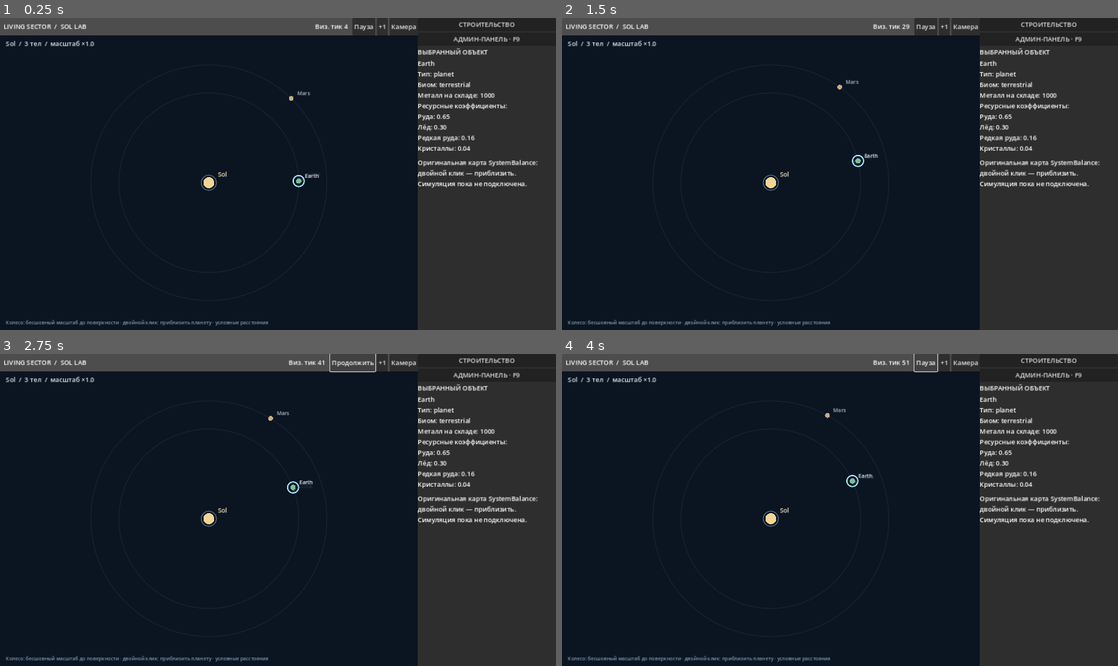
Above: before the commit, frames 1-4 (two rows, left to right).
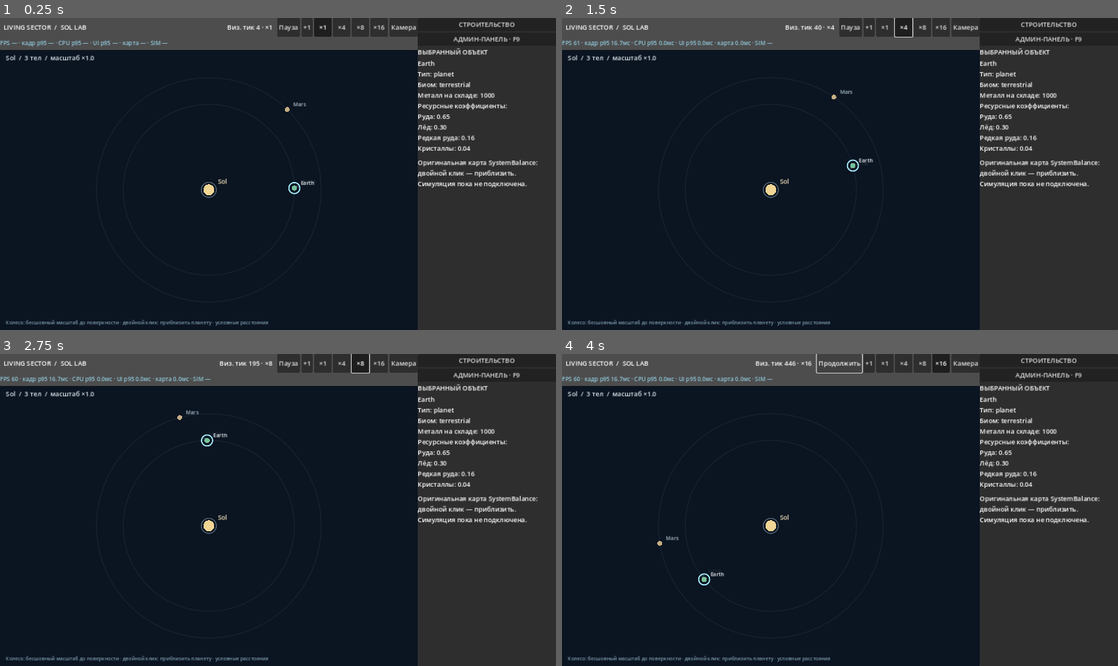
Above: after the commit, the same moments.

Repository: Mefits/Living-Sector
Game: Godot game, scene res://scenes/main.tscn
The game is run twice, just before and just after one commit, with the same random seed, the same clock (stepped at 60 frames per second) and the same inputs.
Inputs (mouse positions are in pixels of both pictures, inside the frame that each line leads up to):
- Up to frame 1 (0.25 s): no input
- Up to frame 2 (1.5 s): click (884, 27) at 0.5 s, where only the run after the commit has a clickable "×1"; click (901, 27) at 1.25 s, where only the run after the commit has a clickable "×4"
- Up to frame 3 (2.75 s): click (361, 363) at 2 s, where only the run after the commit has a clickable "×8"
- Up to frame 4 (4 s): click (940, 363) at 2.75 s, where only the run after the commit has a clickable "×16"; click "Продолжить" (after the commit: "Пауза") at 3.5 s

The runs differ from the first frame. In frame 1, 4.9% of the frame differs, in the area x 0-76%, y 0-58%; in frame 2, 5.0%; in frame 3, 5.0%; in frame 4, 4.9%.

Commit message:
feat(sol-lab): port SystemBalance frame profiler and add x1 x4 x8 x16 visual speed controls [skip ci]

Diff:
--- a/sol_lab/scripts/main.gd
+++ b/sol_lab/scripts/main.gd
@@ -5,6 +5,8 @@
 const Model = preload("res://scripts/sol_building_model.gd")
 const NativeStarSystemView = preload("res://scripts/star_system_view.gd")
 const BuildingBrowser = preload("res://scripts/building_browser.gd")
+const UIFrameProfiler = preload("res://scripts/ui_frame_profiler.gd")
+const SPEED_PRESETS: Array[int] = [1, 4, 8, 16]
 const DEFAULTS = "res://data/balance_defaults.json"
 const USER_CONFIG = "user://sol_lab_balance.json"
 const SIDE_WIDTH = 340.0
@@ -12,6 +14,11 @@
 var config: Dictionary = {}
 var native_time: float = 0.0
 var paused: bool = false
+var speed: int = 1
+var speed_buttons: Dictionary = {}
+var frame_profiler = UIFrameProfiler.new()
+var perf_label: Label
+var previous_process_started_usec: int = -1
 var selected: String = "earth"
 var details: Label
 var info_area: VBoxContainer
@@ -44,7 +51,7 @@
     add_child(bar)
     bar.anchor_right = 1.0
     bar.offset_right = -SIDE_WIDTH
-    bar.offset_bottom = 43
+    bar.offset_bottom = 46
     var title := Label.new()
     title.text = "  LIVING SECTOR  /  SOL LAB  "
     title.size_flags_horizontal = Control.SIZE_EXPAND_FILL
@@ -53,7 +60,35 @@
     bar.add_child(time_label)
     pause_button = _button(bar, "Пауза", _pause)
     _button(bar, "+1", _step)
+    var speeds := HBoxContainer.new()
+    speeds.add_theme_constant_override("separation", 3)
+    bar.add_child(speeds)
+    for preset in SPEED_PRESETS:
+        var speed_button := _button(speeds, "×%d" % preset,
+            _set_speed.bind(preset))
+        speed_button.toggle_mode = true
+        speed_button.button_pressed = preset == speed
+        speed_button.custom_minimum_size = Vector2(43, 30)
+        speed_button.tooltip_text = ("Визуальная скорость ×%d. " +
+            "Симуляция N158 пока не подключена.") % preset
+        speed_buttons[preset] = speed_button
     _button(bar, "Камера", _reset_camera)
+    var perf_bar := HBoxContainer.new()
+    add_child(perf_bar)
+    perf_bar.anchor_right = 1.0
+    perf_bar.offset_top = 46
+    perf_bar.offset_bottom = 78
+    perf_bar.offset_right = -SIDE_WIDTH
+    perf_label = Label.new()
+    perf_label.text = "FPS — · кадр p95 — · CPU p95 — · UI p95 — · карта — · SIM —"
+    perf_label.add_theme_font_size_override("font_size", 14)
+    perf_label.add_theme_color_override("font_color", Color("#8fc6d9"))
+    perf_label.size_flags_horizontal = Control.SIZE_EXPAND_FILL
+    perf_label.clip_text = true
+    perf_label.text_overrun_behavior = TextServer.OVERRUN_TRIM_ELLIPSIS
+    perf_label.tooltip_text = "Оригинальный UIFrameProfiler из SystemBalance. " + (
+        "Симуляция N158 пока не подключена.")
+    perf_bar.add_child(perf_label)
     var sidebar := PanelContainer.new()
     add_child(sidebar)
     sidebar.anchor_left = 1.0
@@ -147,15 +182,28 @@
         native_view.reset_view()
 
 func _process(delta: float) -> void:
+    var started_usec: int = Time.get_ticks_usec()
+    var frame_delta: float = delta
+    if previous_process_started_usec >= 0:
+        frame_delta = float(maxi(0,
+            started_usec - previous_process_started_usec)) / 1000000.0
+    previous_process_started_usec = started_usec
+    var ui_started_usec: int = Time.get_ticks_usec()
     if not paused:
-        # Visual clock only; no N158 tick and no economic side effects.
-        native_time += delta * 20.0
+        _advance_visual_clock(delta)
         view_elapsed += delta
         if view_elapsed >= 0.10:
-            view_elapsed = 0.0
+            view_elapsed = fmod(view_elapsed, 0.10)
             _update_native_map()
     if time_label != null:
-        time_label.text = "Виз. тик %d  " % int(native_time)
+        time_label.text = "Виз. тик %d · ×%d  " % [int(native_time), speed]
+    var ui_usec: int = maxi(0, Time.get_ticks_usec() - ui_started_usec)
+    var process_usec: int = maxi(0, Time.get_ticks_usec() - started_usec)
+    # Zero N158 and zero real sim ticks: this project renders a visual clock
+    # only. Never present visual time as production/simulation performance.
+    frame_profiler.capture(frame_delta, process_usec, 0, ui_usec, 0)
+    if frame_profiler.display_due():
+        _update_performance_label()
 
 func _show_selected() -> void:
     if details == null:
@@ -250,7 +298,7 @@
     native_view = NativeStarSystemView.new()
     native_view.set_anchors_and_offsets_preset(Control.PRESET_FULL_RECT)
     native_view.anchor_right = 1.0
-    native_view.offset_top = 43.0
+    native_view.offset_top = 78.0
     native_view.offset_right = -SIDE_WIDTH
     native_view.mouse_filter = Control.MOUSE_FILTER_STOP
     native_view.body_selected.connect(_native_body_selected)
@@ -275,3 +323,57 @@
     selected = id
     native_view.select_body(id)
     _show_selected()
+
+func _set_speed(multiplier: int) -> void:
+    if not SPEED_PRESETS.has(multiplier):
+        return
+    speed = multiplier
+    for preset in speed_buttons:
+        var button: Button = speed_buttons[preset]
+        if is_instance_valid(button):
+            button.button_pressed = int(preset) == speed
+    if time_label != null:
+        time_label.text = "Виз. тик %d · ×%d  " % [int(native_time), speed]
+
+func _advance_visual_clock(delta: float) -> void:
+    if paused:
+        return
+    native_time += maxf(delta, 0.0) * 20.0 * float(speed)
+
+func _update_performance_label() -> void:
+    if perf_label == null:
+        return
+    var perf: Dictionary = frame_profiler.summary()
+    var draw: Dictionary = {}
+    if native_view != null:
+        draw = native_view.draw_profile()
+    perf_label.text = (
+        "FPS %d · кадр p95 %.1fмс · CPU p95 %.1fмс · " +
+        "UI p95 %.1fмс · карта %.1fмс · SIM —") % [
+        int(perf.get("fps", 0)),
+        float(perf.get("frame_p95_ms", 0.0)),
+        float(perf.get("process_p95_ms", 0.0)),
+        float(perf.get("ui_p95_ms", 0.0)),
+        float(draw.get("last_usec", 0)) / 1000.0]
+    perf_label.tooltip_text = (
+        "Профайлер SystemBalance: окно 120 кадров, обновление каждые 0.5 с\n" +
+        "CPU _process: avg %.2f / p95 %.2f / max %.2f мс\n" +
+        "UI: avg %.2f / p95 %.2f / max %.2f мс\n" +
+        "Кадр: p95 %.2f мс, худший %.2f мс\n" +
+        "Отрисовка карты: последняя %.2f / максимум %.2f мс, вызовов %d\n" +
+        "Кадров медленнее 16.7 мс за окно: %d\n" +
+        "SIM: не подключена. Тики N158 и физическая экономика = 0.\n" +
+        "Ускорение ×1/×4/×8/×16 действует только на движение планет.\n" +
+        "GPU и VSYNC не входят в CPU-замеры.") % [
+        float(perf.get("process_avg_ms", 0.0)),
+        float(perf.get("process_p95_ms", 0.0)),
+        float(perf.get("worst_process_ms", 0.0)),
+        float(perf.get("ui_avg_ms", 0.0)),
+        float(perf.get("ui_p95_ms", 0.0)),
+        float(perf.get("worst_ui_ms", 0.0)),
+        float(perf.get("frame_p95_ms", 0.0)),
+        float(perf.get("worst_frame_ms", 0.0)),
+        float(draw.get("last_usec", 0)) / 1000.0,
+        float(draw.get("max_usec", 0)) / 1000.0,
+        int(draw.get("calls", 0)),
+        int(perf.get("frame_over_16_7ms_window", 0))]
--- /dev/null
+++ b/sol_lab/scripts/ui_frame_profiler.gd
@@ -0,0 +1,123 @@
+extends RefCounted
+## UI-only frame recorder. Never accesses World, SceneTree or simulation state.
+## The process timer excludes rendering; real FPS/frame delta reveal stalls
+## outside _process. advance_frame contains simulation+signal callbacks.
+const WINDOW_SIZE: int = 120
+const DISPLAY_INTERVAL: float = 0.5
+
+var _process_us: Array[int] = []
+var _advance_us: Array[int] = []
+var _ui_us: Array[int] = []
+var _delta_us: Array[int] = []
+var _ticks_window: Array[int] = []
+var _frames: int = 0
+var _ticks: int = 0
+var _elapsed: float = 0.0
+var _worst_frame_us: int = 0
+var _worst_process_us: int = 0
+var _worst_advance_us: int = 0
+var _worst_ui_us: int = 0
+var _last_frame_ticks: int = 0
+
+func capture(frame_delta: float, process_usec: int, advance_usec: int,
+        ui_usec: int, completed_ticks: int) -> void:
+    _frames += 1
+    _ticks += maxi(completed_ticks, 0)
+    _last_frame_ticks = maxi(completed_ticks, 0)
+    _elapsed += clampf(frame_delta, 0.0, 2.0)
+    var full_frame_us: int = maxi(0, roundi(frame_delta * 1000000.0))
+    _worst_frame_us = maxi(_worst_frame_us, full_frame_us)
+    _worst_process_us = maxi(_worst_process_us, process_usec)
+    _worst_advance_us = maxi(_worst_advance_us, advance_usec)
+    _worst_ui_us = maxi(_worst_ui_us, ui_usec)
+    _push(_process_us, process_usec)
+    _push(_advance_us, advance_usec)
+    _push(_ui_us, ui_usec)
+    _push(_delta_us, full_frame_us)
+    _push(_ticks_window, maxi(completed_ticks, 0))
+
+func _push(samples: Array[int], usec: int) -> void:
+    samples.append(maxi(0, usec))
+    if samples.size() > WINDOW_SIZE:
+        samples.pop_front()
+
+func display_due() -> bool:
+    if _elapsed < DISPLAY_INTERVAL:
+        return false
+    _elapsed = fmod(_elapsed, DISPLAY_INTERVAL)
+    return true
+
+func _average(values: Array[int]) -> float:
+    if values.is_empty():
+        return 0.0
+    var total: int = 0
+    for item in values:
+        total += item
+    return float(total) / float(values.size()) / 1000.0
+
+func _p95(values: Array[int]) -> float:
+    if values.is_empty():
+        return 0.0
+    var sorted: Array[int] = values.duplicate()
+    sorted.sort()
+    var idx: int = clampi(ceili(float(sorted.size()) * 0.95) - 1,
+        0, sorted.size() - 1)
+    return float(sorted[idx]) / 1000.0
+
+func _max_window(values: Array[int]) -> float:
+    var biggest: int = 0
+    for value in values:
+        biggest = maxi(biggest, value)
+    return float(biggest) / 1000.0
+
+func _tick_average() -> float:
+    if _ticks_window.is_empty():
+        return 0.0
+    var total: int = 0
+    for value in _ticks_window:
+        total += value
+    return float(total) / float(_ticks_window.size())
+
+func _over_budget(values: Array[int]) -> int:
+    var missed: int = 0
+    for item in values:
+        if item > 16667:  # 60 FPS 16.667ms CPU/main-thread budget
+            missed += 1
+    return missed
+
+func summary() -> Dictionary:
+    var process_mean: float = _average(_process_us)
+    var advance_mean: float = _average(_advance_us)
+    var ui_mean: float = _average(_ui_us)
+    return {
+        "fps": Engine.get_frames_per_second(),
+        "frames": _frames, "ticks": _ticks,
+        "last_frame_ticks": _last_frame_ticks,
+        "ticks_per_frame_window": _tick_average(),
+        "frame_p95_ms": _p95(_delta_us),
+        "frame_window_max_ms": _max_window(_delta_us),
+        "process_avg_ms": process_mean,
+        "process_p95_ms": _p95(_process_us),
+        "advance_avg_ms": advance_mean,
+        "advance_p95_ms": _p95(_advance_us),
+        "ui_avg_ms": ui_mean,
+        "ui_p95_ms": _p95(_ui_us),
+        "advance_share_of_process_pct": 100.0 * advance_mean /
+            maxf(0.001, process_mean),
+        "ui_share_of_process_pct": 100.0 * ui_mean /
+            maxf(0.001, process_mean),
+        "frame_over_16_7ms_window": _over_budget(_delta_us),
+        "advance_over_16_7ms_window": _over_budget(_advance_us),
+        "ui_over_16_7ms_window": _over_budget(_ui_us),
+        "worst_frame_ms": float(_worst_frame_us) / 1000.0,
+        "worst_process_ms": float(_worst_process_us) / 1000.0,
+        "worst_advance_ms": float(_worst_advance_us) / 1000.0,
+        "worst_ui_ms": float(_worst_ui_us) / 1000.0
+    }
+
+func compact_text() -> String:
+    var data: Dictionary = summary()
+    return "FPS %d · кадр p95 %.1f мс · sim+signals %.1f · UI %.1f · тик +%d" % [
+        int(data["fps"]), float(data["frame_p95_ms"]),
+        float(data["advance_p95_ms"]), float(data["ui_p95_ms"]),
+        int(data["last_frame_ticks"])]
--- /dev/null
+++ b/sol_lab/tests/sol_speed_perf_check.gd
@@ -0,0 +1,33 @@
+extends SceneTree
+## Headless contract check for visual speed selector and original perf core.
+const Lab = preload("res://scripts/main.gd")
+const Profiler = preload("res://scripts/ui_frame_profiler.gd")
+
+func _initialize() -> void:
+    var ui = Lab.new()
+    var okay: bool = ui.speed == 1 and ui.native_time == 0.0
+    for candidate in [1, 4, 8, 16]:
+        ui.native_time = 0.0
+        ui._set_speed(candidate)
+        ui._advance_visual_clock(0.5)
+        okay = okay and ui.speed == candidate
+        okay = okay and is_equal_approx(ui.native_time, 10.0 * candidate)
+    ui.native_time = 100.0
+    ui.paused = true
+    ui._advance_visual_clock(1.0)
+    okay = okay and is_equal_approx(ui.native_time, 100.0)
+    ui._set_speed(3)
+    okay = okay and ui.speed == 16
+    var sample = Profiler.new()
+    sample.capture(0.016, 1500, 0, 850, 0)
+    var summary: Dictionary = sample.summary()
+    okay = okay and int(summary["ticks"]) == 0
+    okay = okay and float(summary["ui_p95_ms"]) > 0.0
+    okay = okay and float(summary["advance_p95_ms"]) == 0.0
+    ui.free()
+    if okay:
+        print("SOL_SPEED_PERF_PASS")
+        quit(0)
+    else:
+        push_error("SOL_SPEED_PERF_FAIL")
+        quit(1)
